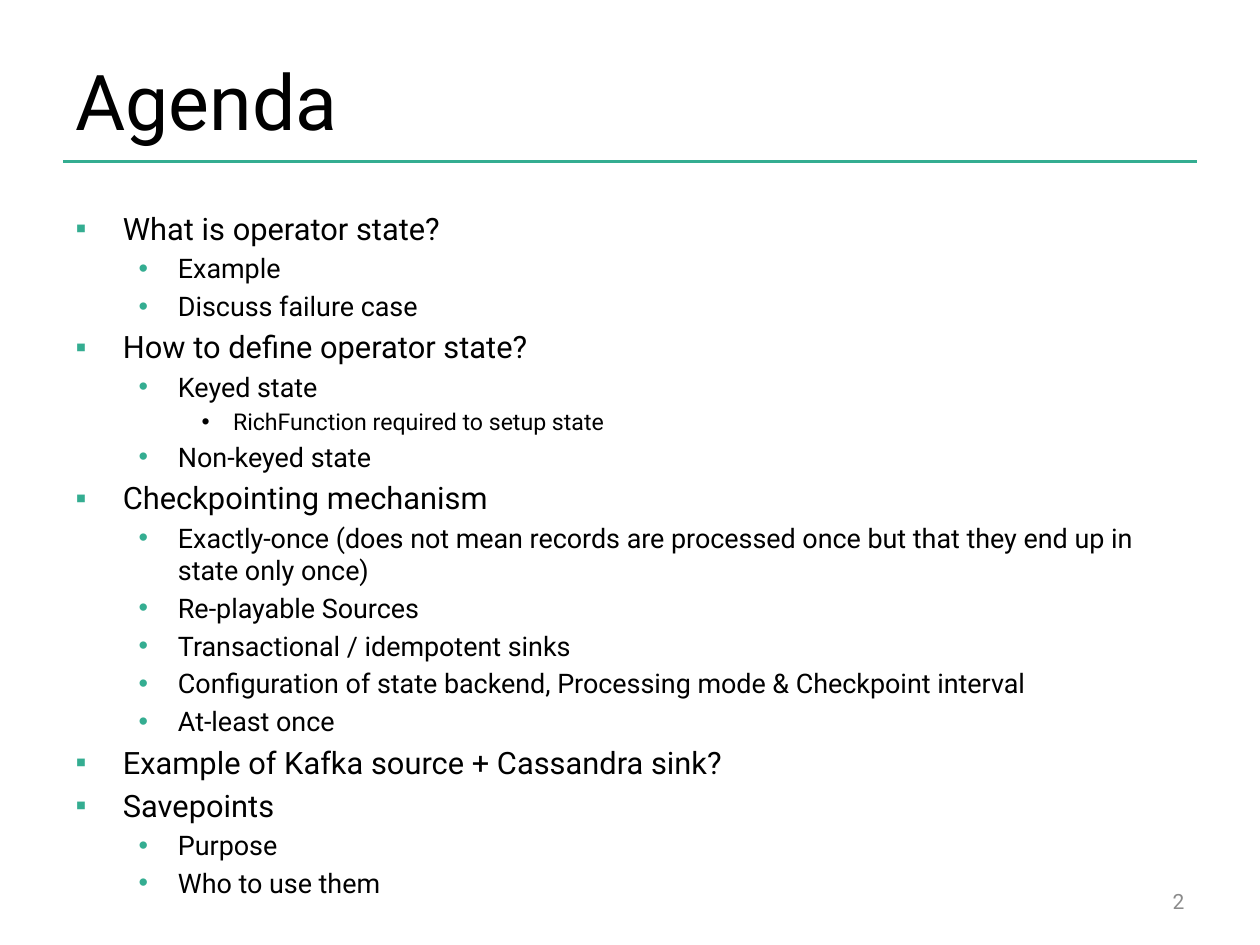
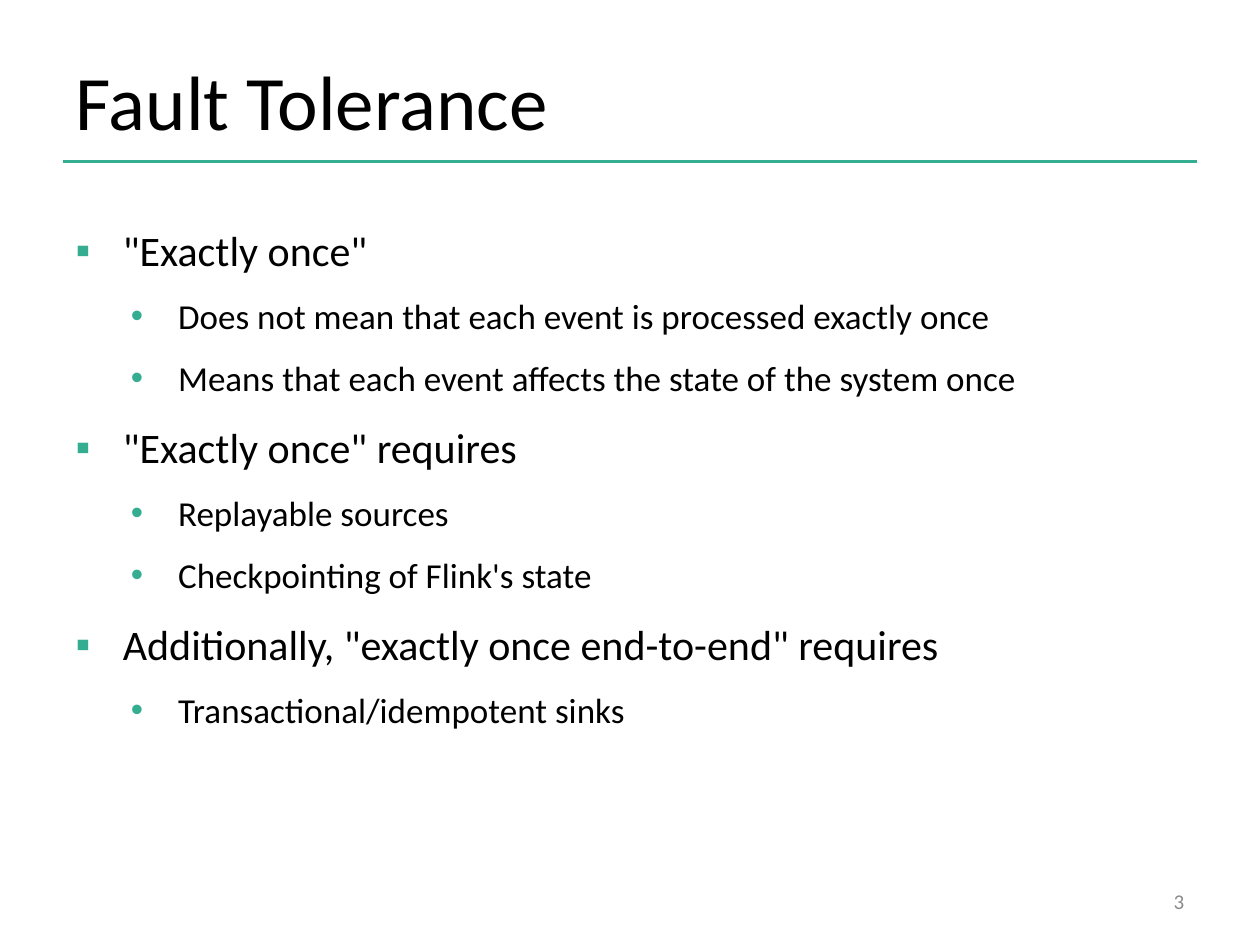
Before and after one commit to dataArtisans/flink-training-web, a slide deck: slide 3 of slides/flink_stream_statefulOps.pptx (slide 2 before the commit). Drawn at 1260x945 pixels with LibreOffice and Linux fonts; fonts in the diff are those of the drawing; background and template pictures are left out. Boxes give left, top, right and bottom in pixels: in the first picture for what was removed or moved away, otherwise in the second. Text is boxed around its words. In the diff, an @@ line names an element or a change of style, - is before the commit and + after.

```diff
--- a/slides/flink_stream_statefulOps.pptx
+++ b/slides/flink_stream_statefulOps.pptx
@@ title at <box>76,76,548,131</box>: text changed; font Roboto to Calibri @@
-Agenda
+Fault Tolerance
@@ text at <box>123,236,1015,729</box>: text changed; size 15.4 to 20 pt; font Roboto to Calibri @@
-▪ What is operator state?
-  • Example
-  • Discuss failure case
-▪ How to define operator state?
-  • Keyed state
-    • RichFunction required to setup state
-  • Non-keyed state
-▪ Checkpointing mechanism
-  • Exactly-once (does not mean records are processed once but that they end up in state only once)
-  • Re-playable Sources
-  • Transactional / idempotent sinks
-  • Configuration of state backend, Processing mode & Checkpoint interval
-  • At-least once
-▪ Example of Kafka source + Cassandra sink?
-▪ Savepoints
-  • Purpose
-  • Who to use them
+▪ "Exactly once"
+  • Does not mean that each event is processed exactly once
+  • Means that each event affects the state of the system once
+▪ "Exactly once" requires
+  • Replayable sources
+  • Checkpointing of Flink's state
+▪ Additionally, "exactly once end-to-end" requires
+  • Transactional/idempotent sinks
@@ page number at <box>1174,895,1185,909</box>: text changed; font Roboto to Calibri @@
-2
+3
```
Also in this commit, not shown: 7 other slides changed, 15 slides added, 4 slides removed, 4 other files.
